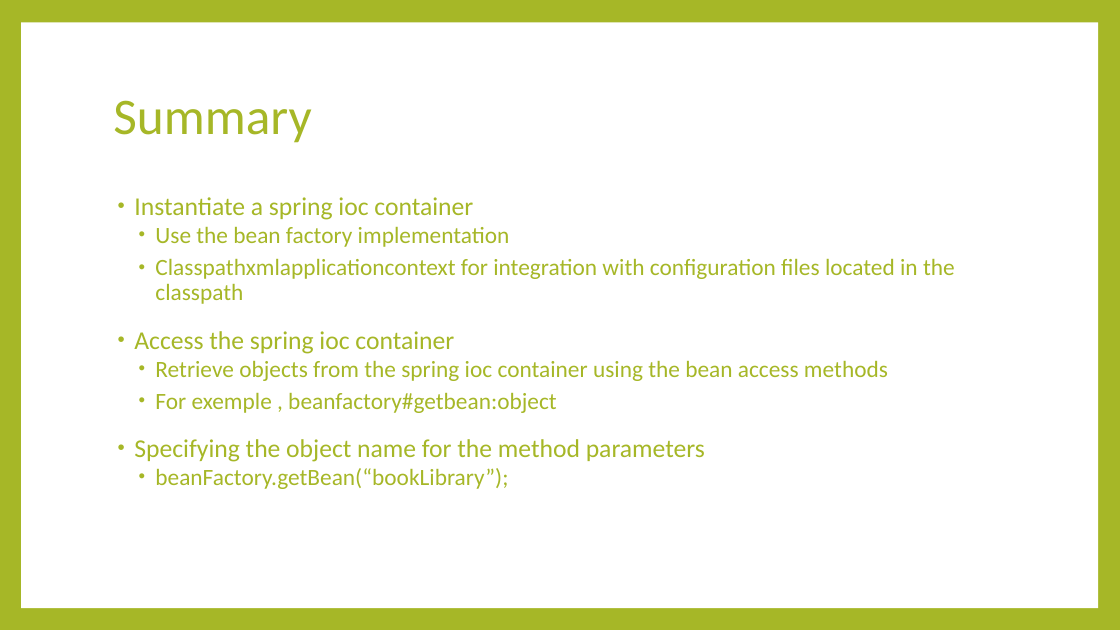
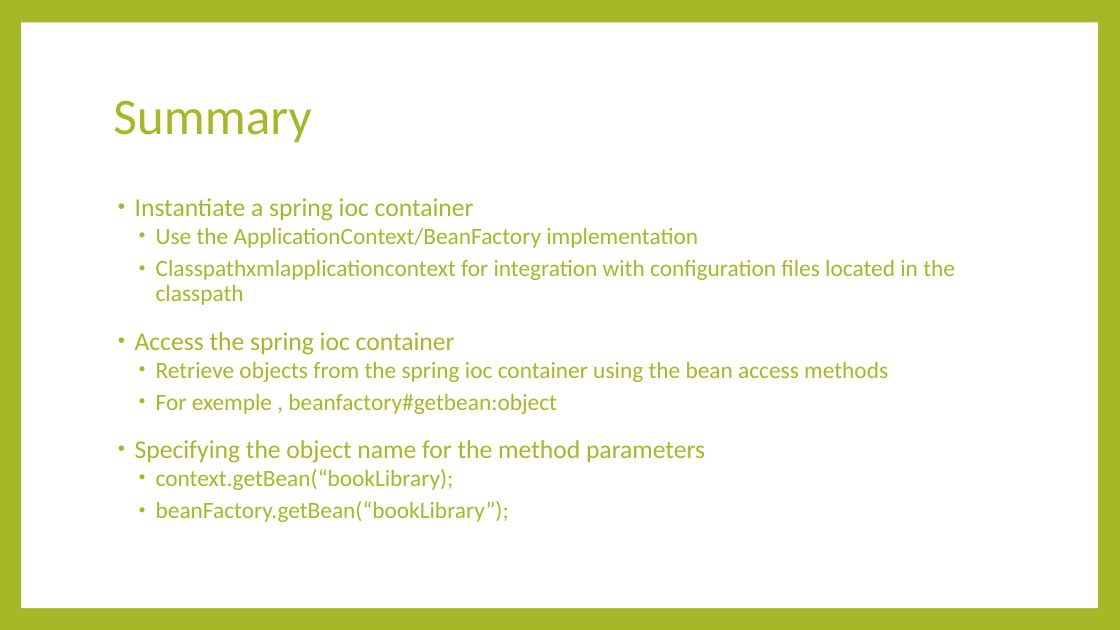
Before and after one commit to minhcnrs/JAVA_Course_Spring_Training, a slide deck: slide 47 of course/Spring-Day1.pptx (slide 46 before the commit). Drawn at 1120x630 pixels with LibreOffice and Linux fonts; fonts in the diff are those of the drawing. Boxes give left, top, right and bottom in pixels: in the first picture for what was removed or moved away, otherwise in the second. Text is boxed around its words. In the diff, an @@ line names an element or a change of style, - is before the commit and + after.

```diff
--- a/course/Spring-Day1.pptx
+++ b/course/Spring-Day1.pptx
@@ text at (156, 227, 698, 248): text changed @@
-  • Use the bean factory implementation
+  • Use the ApplicationContext/BeanFactory implementation
@@ text at (156, 469, 454, 490): paragraph added @@
+  • context.getBean(“bookLibrary);
```
Also in this commit, not shown: 22 other slides changed, 2 slides added, 1 slide removed, 23 other files.
